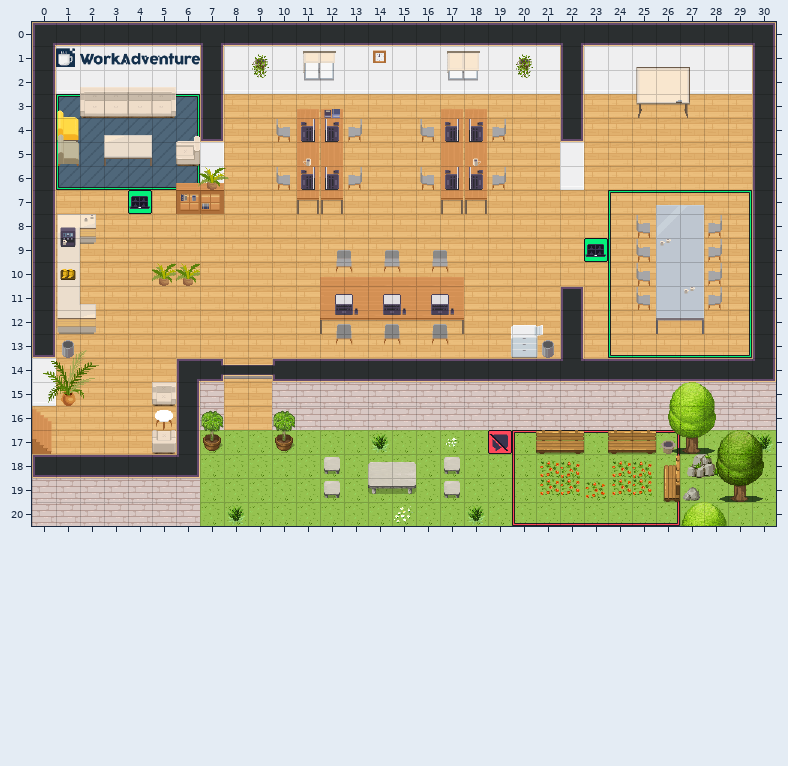
Tiled map (JSON): map.tmj. Above: the version before the commit.
Cells are 32x32 px. Shown: x 0..30, y 0..20.
The same view after the edit:
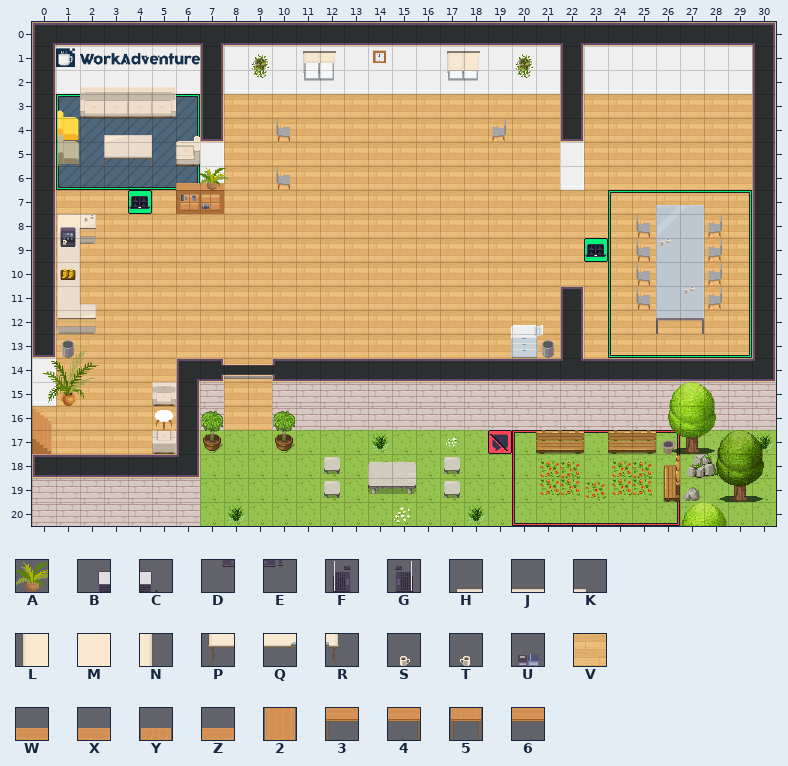
Key: from "WA_Decoration": A 67; from "WA_Miscellaneous": B 2, C 3, D 12, E 13, F 24, G 25, H 33, J 34, K 35, L 43, M 44, N 45, P 53, Q 54, R 55, S 59, T 59 flipped left-right, U 74; from "WA_Room_Builder": V 350; from "WA_Tables": W 0, X 1, Y 2, Z 3, 2 12, 3 20, 4 21, 5 22, 6 23.
_ is an empty cell.
Tiles replaced or removed in this view: 2, 3, 4, 5, 6, A, B, C, D, E, F, G, H, J, K, L, M, N, P, Q, R, S, T, U, V, W, X, Y, Z.
From old to new:
Changed rows in their new state; . is an unchanged cell.
Layer "floor/floor1":
first column x 11:
 3 _.
 4 __
 5 __
 6 __
 7 __
Layer "furniture/furniture1":
first column x 5:
10 __
Layer "furniture/furniture2":
first column x 11:
 1 ..............___
 2 ..............___
 3 ..............___
 4 __...............
 5 __...............
 6 __...............
 7 __...............
Layer "furniture/furniture3":
first column x 11:
 3 VV....VV.
 4 VVV..VVV.
 5 VV....VV.
 6 VVV..VVVV
 7 VV....VV.
 9 .VVVVVV..
10 .VVVVVV..
11 .VVVVVV..
12 .VVVVVV..
13 .VVVVVV..
Layer "above/above1":
first column x 11:
 3 __....__
first column x 12:
10 ______
Layer "above/above2":
first column x 12:
 3 _
first column x 12:
11 ______
12 ______
